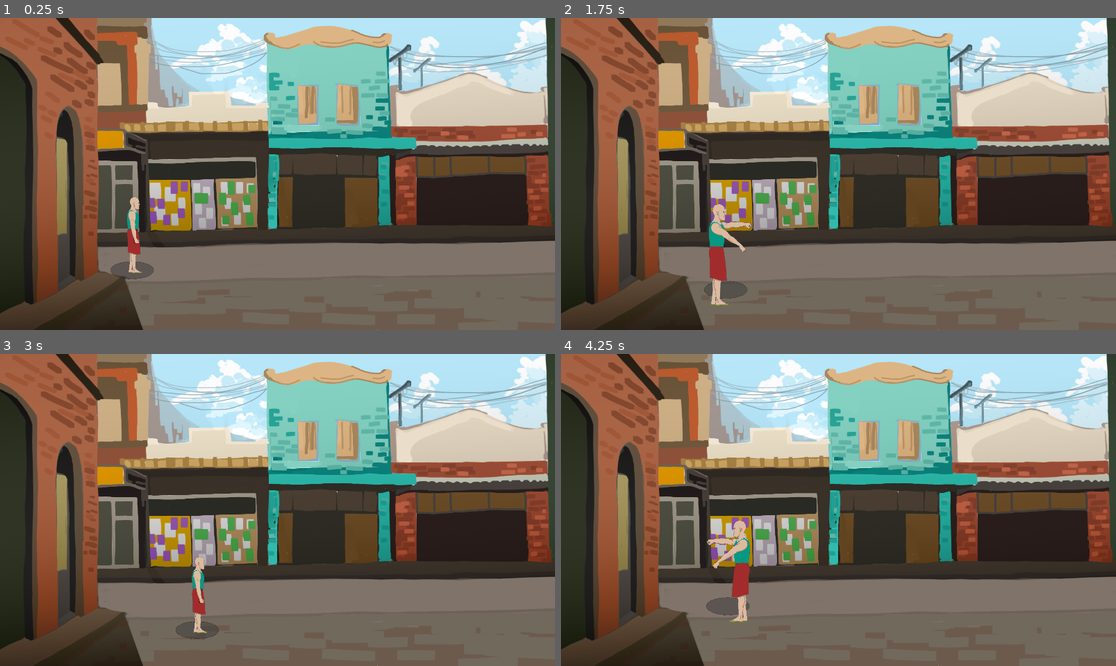
Above: before the commit, frames 1-4 (two rows, left to right).
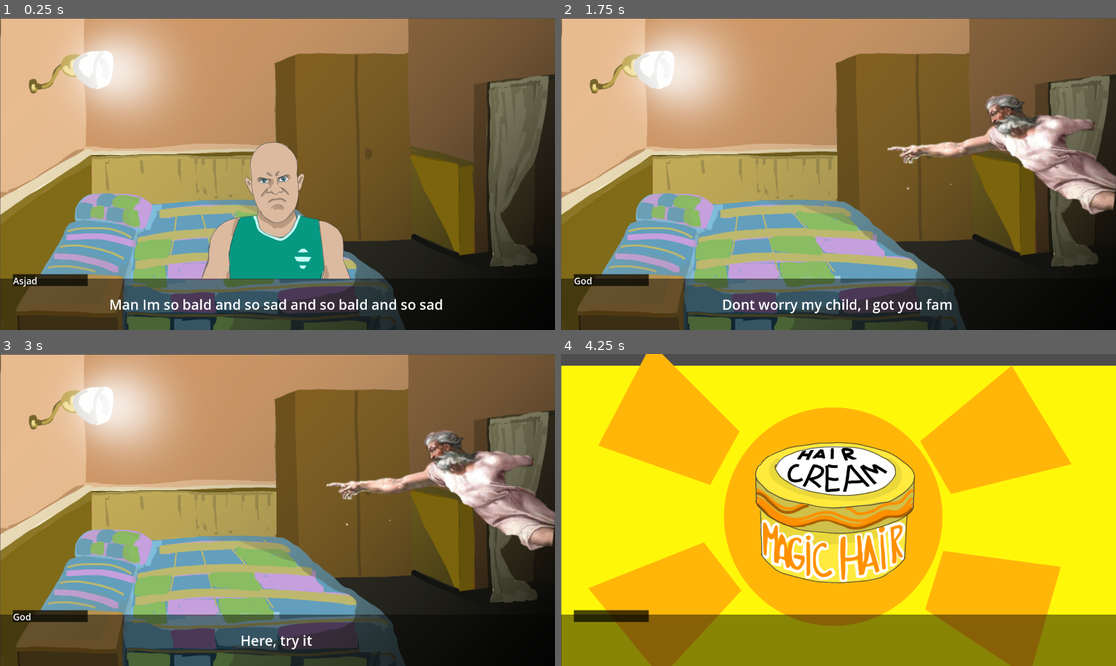
Above: after the commit, the same moments.

Repository: DrSkyrim/hair-rage
Game: Godot game, scene res://Scenes/story_scene.tscn
The game is run twice, just before and just after one commit, with the same random seed, the same clock (stepped at 60 frames per second) and the same inputs. Before the commit the project starts from res://Scenes/game.tscn.
Inputs (mouse positions are in pixels of both pictures, inside the frame that each line leads up to):
- Up to frame 1 (0.25 s): no input
- Up to frame 2 (1.75 s): tap Enter at 0.5 s; move the mouse to (960, 158) at 0.52 s; press the mouse at (960, 158) at 0.53 s; hold Right (RIGHT) 0.53-1.28 s; move the mouse to (727, 189) at 1.27 s; release the mouse at (727, 189) at 1.28 s; hold Down (DOWN) from 1.28 s (still down); tap Z (BASIC_ATTACK) at 1.35 s; click (727, 189) at 1.55 s
- Up to frame 3 (3 s): move the mouse to (333, 441) at 2.02 s; release Down (DOWN) at 2.03 s; press the mouse at (333, 441) at 2.03 s; hold Right (RIGHT) 2.03-2.78 s; move the mouse to (249, 572) at 2.77 s; release the mouse at (249, 572) at 2.78 s; hold Up (UP) from 2.78 s (still down); click (249, 572) at 2.85 s
- Up to frame 4 (4.25 s): move the mouse to (1005, 556) at 3.52 s; release Up (UP) at 3.53 s; press the mouse at (1005, 556) at 3.53 s; hold Left (LEFT) from 3.53 s (still down); tap Z (BASIC_ATTACK) at 3.6 s

The runs differ from the first frame. In frame 1, 94% of the frame differs, in the area x 0-100%, y 0-100%; in frame 2, 94%; in frame 3, 94%; in frame 4, 100%.

Commit message:
didi some story work finished street scene setup, to-do tutorial scene, final boss scene, enemies.

Diff:
--- a/Scenes/Characters/character.tscn
+++ b/Scenes/Characters/character.tscn
@@ -1,12 +1,14 @@
 [gd_scene load_steps=4 format=3 uid="uid://dto0rw4j5k8tp"]
 
-[ext_resource type="Script" uid="uid://b1hka8nfommeg" path="res://Scenes/Characters/character.gd" id="1_vu0vm"]
+[ext_resource type="Script" uid="uid://b1hka8nfommeg" path="res://Scripts/character.gd" id="1_vu0vm"]
 [ext_resource type="Texture2D" uid="uid://dum7x8tjfup6v" path="res://Sprites/Character/batch_Layer 1_shadow.png" id="2_eu1pv"]
 
 [sub_resource type="SpriteFrames" id="SpriteFrames_ic7wt"]
 
 [node name="Character" type="CharacterBody2D"]
 y_sort_enabled = true
+collision_layer = 0
+collision_mask = 0
 script = ExtResource("1_vu0vm")
 speed = 5.0
 
--- a/Scenes/Characters/player.tscn
+++ b/Scenes/Characters/player.tscn
@@ -55,6 +55,8 @@
 height = 60.0
 
 [node name="Player" instance=ExtResource("1_3etf2")]
+collision_layer = 2
+collision_mask = 5
 health = 100
 damage = 15
 speed = 150.0
--- a/Scenes/game.tscn
+++ b/Scenes/game.tscn
@@ -1,12 +1,20 @@
-[gd_scene load_steps=3 format=3 uid="uid://ct5red3wji27q"]
+[gd_scene load_steps=4 format=3 uid="uid://ct5red3wji27q"]
 
 [ext_resource type="PackedScene" uid="uid://cyugpoepuci5b" path="res://Scenes/street.tscn" id="1_ebmjs"]
+[ext_resource type="Script" uid="uid://c5crvul50sdxe" path="res://Scripts/game.gd" id="1_wrm1d"]
 [ext_resource type="PackedScene" uid="uid://dlknb40o22l56" path="res://Scenes/Characters/player.tscn" id="3_3dryh"]
 
 [node name="Game" type="Node2D"]
+script = ExtResource("1_wrm1d")
 
-[node name="Stage" parent="." instance=ExtResource("1_ebmjs")]
+[node name="Street" parent="." instance=ExtResource("1_ebmjs")]
+y_sort_enabled = true
+position = Vector2(1, -1)
 
 [node name="Player" parent="." instance=ExtResource("3_3dryh")]
-position = Vector2(460, 906)
+position = Vector2(447, 1009)
 scale = Vector2(0.5, 0.5)
+
+[node name="Camera" type="Camera2D" parent="."]
+position = Vector2(451, 816)
+zoom = Vector2(2.275, 2.275)
--- a/Scenes/stage.tscn
+++ b/Scenes/stage.tscn
@@ -1,4 +1,10 @@
-[gd_scene format=3 uid="uid://h6cb4bnjpped"]
+[gd_scene load_steps=3 format=3 uid="uid://h6cb4bnjpped"]
+
+[sub_resource type="RectangleShape2D" id="RectangleShape2D_oniry"]
+size = Vector2(1935, 20)
+
+[sub_resource type="WorldBoundaryShape2D" id="WorldBoundaryShape2D_84iix"]
+distance = -7.0
 
 [node name="Stage" type="Node2D"]
 
@@ -7,6 +13,20 @@
 [node name="Sprite2D" type="Sprite2D" parent="Backgrounds"]
 centered = false
 
-[node name="CollisionShape2D" type="CollisionShape2D" parent="Backgrounds/Sprite2D"]
+[node name="Node2D" type="Node2D" parent="."]
 
-[node name="CollisionShape2D2" type="CollisionShape2D" parent="Backgrounds/Sprite2D"]
+[node name="StaticBody2D" type="StaticBody2D" parent="Node2D"]
+position = Vector2(-2, 747)
+collision_mask = 0
+
+[node name="CollisionShape2D" type="CollisionShape2D" parent="Node2D/StaticBody2D"]
+position = Vector2(957.5, 0)
+shape = SubResource("RectangleShape2D_oniry")
+
+[node name="StaticBody2D2" type="StaticBody2D" parent="Node2D"]
+position = Vector2(-6, 1072)
+collision_mask = 0
+
+[node name="CollisionShape2D2" type="CollisionShape2D" parent="Node2D/StaticBody2D2"]
+position = Vector2(6, 0)
+shape = SubResource("WorldBoundaryShape2D_84iix")
--- /dev/null
+++ b/Scenes/story_scene.tscn
@@ -0,0 +1,55 @@
+[gd_scene load_steps=5 format=3 uid="uid://b5fpwxs10ti70"]
+
+[ext_resource type="Script" uid="uid://cjxsxdqy352jl" path="res://Scripts/story_scene.gd" id="1_7xecu"]
+[ext_resource type="Texture2D" uid="uid://bdiewlwgemq1a" path="res://Sprites/Backgrounds/room.png" id="2_jog2p"]
+[ext_resource type="Texture2D" uid="uid://cvnjri48cpxux" path="res://Sprites/Character/Anfas bald HALF.png" id="3_jog2p"]
+[ext_resource type="Texture2D" uid="uid://62t83hswasr7" path="res://Sprites/Character/7-2-god-png-hd.png" id="4_w71fp"]
+
+[node name="story_scene" type="Node2D"]
+script = ExtResource("1_7xecu")
+
+[node name="story_nodes" type="Node2D" parent="."]
+
+[node name="bg" type="Sprite2D" parent="story_nodes"]
+position = Vector2(961, 542)
+texture = ExtResource("2_jog2p")
+
+[node name="character" type="Sprite2D" parent="story_nodes"]
+position = Vector2(967, 623)
+texture = ExtResource("3_jog2p")
+
+[node name="god" type="Sprite2D" parent="story_nodes"]
+position = Vector2(1521.8749, 472.625)
+scale = Vector2(2.7148824, 2.3625655)
+texture = ExtResource("4_w71fp")
+
+[node name="Text_rect" type="ColorRect" parent="story_nodes"]
+offset_left = -2.0
+offset_top = 902.0
+offset_right = 1921.0
+offset_bottom = 1082.0
+color = Color(0.014275229, 0.0142752165, 0.014275211, 0.4745098)
+
+[node name="Text_label" type="Label" parent="story_nodes/Text_rect"]
+layout_mode = 0
+offset_right = 1916.0
+offset_bottom = 179.0
+theme_override_font_sizes/font_size = 48
+text = "placeholder"
+horizontal_alignment = 1
+vertical_alignment = 1
+
+[node name="ColorRect" type="ColorRect" parent="story_nodes/Text_rect"]
+layout_mode = 0
+offset_left = 47.0
+offset_top = -15.0
+offset_right = 306.0
+offset_bottom = 25.0
+color = Color(0, 0, 0, 0.7137255)
+
+[node name="Name_label" type="Label" parent="story_nodes/Text_rect/ColorRect"]
+layout_mode = 0
+offset_right = 260.0
+offset_bottom = 41.0
+theme_override_font_sizes/font_size = 32
+text = "placeholder"
--- a/Scenes/street.tscn
+++ b/Scenes/street.tscn
@@ -1,22 +1,18 @@
-[gd_scene load_steps=5 format=3 uid="uid://cyugpoepuci5b"]
+[gd_scene load_steps=4 format=3 uid="uid://cyugpoepuci5b"]
 
 [ext_resource type="PackedScene" uid="uid://h6cb4bnjpped" path="res://Scenes/stage.tscn" id="1_n57sb"]
 [ext_resource type="Texture2D" uid="uid://r117c2h2gjug" path="res://Sprites/Backgrounds/street.png" id="2_vhi7i"]
 
-[sub_resource type="WorldBoundaryShape2D" id="WorldBoundaryShape2D_n57sb"]
-distance = -1080.0
+[sub_resource type="RectangleShape2D" id="RectangleShape2D_n57sb"]
+size = Vector2(210, 1079)
 
-[sub_resource type="WorldBoundaryShape2D" id="WorldBoundaryShape2D_vhi7i"]
-distance = -731.0
-
-[node name="Stage" instance=ExtResource("1_n57sb")]
+[node name="Street" instance=ExtResource("1_n57sb")]
 
 [node name="Sprite2D" parent="Backgrounds" index="0"]
 texture = ExtResource("2_vhi7i")
 
-[node name="CollisionShape2D" parent="Backgrounds/Sprite2D" index="0"]
-shape = SubResource("WorldBoundaryShape2D_n57sb")
-debug_color = Color(0.86029917, 0.34348142, 0.31348577, 0.41960785)
+[node name="invisible_wall" type="StaticBody2D" parent="." index="2"]
 
-[node name="CollisionShape2D2" parent="Backgrounds/Sprite2D" index="1"]
-shape = SubResource("WorldBoundaryShape2D_vhi7i")
+[node name="CollisionShape2D" type="CollisionShape2D" parent="invisible_wall" index="0"]
+position = Vector2(103, 539.5)
+shape = SubResource("RectangleShape2D_n57sb")
--- /dev/null
+++ b/Scripts/game.gd
@@ -0,0 +1,14 @@
+extends Node2D
+
+@onready var player := $Player
+@onready var camera := $Camera
+
+func _process(delta: float) -> void:
+	camera_controls()
+
+
+func camera_controls() -> void:
+	if player.position.x > camera.position.x || player.position.x < camera.position.x:
+		camera.position.x = player.position.x
+	if player.position.y > camera.position.y || player.position.y < camera.position.y:
+		camera.position.y = player.position.y-120
--- /dev/null
+++ b/Scripts/story_scene.gd
@@ -0,0 +1,93 @@
+extends Node2D
+
+
+@onready var text__label: Label = $"story_nodes/Text_rect/Text_label"
+@onready var name_label: Label = $story_nodes/Text_rect/ColorRect/Name_label
+@onready var character: Sprite2D = $story_nodes/character
+@onready var god: Sprite2D = $story_nodes/god
+@onready var bg: Sprite2D = $story_nodes/bg
+
+var story_archive = {
+	"event_1" : {
+		"speaker" : "Asjad",
+		"text": "Man Im so bald and so sad and so bald and so sad"
+	},
+	"event_2": {
+		"speaker": "Asjad",
+		"text": "Why am I so bald? I wont be able to go Agartha bald"
+	},
+	"event_3": {
+		"speaker": "God",
+		"text": "Dont worry my child, I got you fam"
+	},
+	"event_4": {
+		"speaker": "God",
+		"text": "If you buy HAIR-EXTRA-SUPREME-CREAM 3000 today, you will get to go to Agartha"
+	},
+	"event_5": {
+		"speaker": "God",
+		"text": "Here, try it"
+	},
+	"event_6": {
+		"speaker":"",
+		"text": ""
+	},
+	"event_7": {
+		"speaker": "Asjad",
+		"text": "Hell yeah!"
+	},
+	"event_8": {
+		"speaker": "Asjad",
+		"text": "Oh no... :,("
+	},
+	"event_9": {
+		"speaker": "God",
+		"text": "Guess, you gotta hurry child"
+	},
+	"event_10": {
+		"speaker": "",
+		"text": ""
+	}
+}
+var current_event := 1
+# Called every frame. 'delta' is the elapsed time since the previous frame.
+func _ready():
+	move_story_forward()
+
+func  _input(event: InputEvent) -> void:
+	if event is InputEventMouseButton and event.is_action_pressed("mouse_click"):
+		current_event += 1
+		move_story_forward()
+
+func move_story_forward() -> void:
+	var key = "event_" + str(current_event)
+	if story_archive.has(key):
+		var data = story_archive[key]
+		if data["speaker"] == "Asjad":
+			character.visible = true
+			god.visible = false
+		else:
+			character.visible = false
+			god.visible = true
+		text__label.text = data["text"]
+		name_label.text = data["speaker"]
+		if key == "event_6":
+			bg.texture = preload("uid://cwqu8cdeob6k4")
+			text__label.visible = false
+			name_label.visible = false
+			character.visible = false
+			god.visible = false
+		else:
+			bg.texture = preload("uid://bdiewlwgemq1a")
+			text__label.visible = true
+			name_label.visible = true
+		if key == "event_7":
+			character.texture = preload("uid://cilnog5hmbpcd")
+		else:
+			character.texture = preload("uid://cvnjri48cpxux")
+		if key == "event_10":
+			var next_scene = load("res://Scenes/game.tscn").instantiate()
+			get_tree().root.add_child(next_scene)
+			queue_free()
+	else:
+		print("End of story")
--- a/project.godot
+++ b/project.godot
@@ -11,7 +11,7 @@
 [application]
 
 config/name="hair_rage"
-run/main_scene="uid://ct5red3wji27q"
+run/main_scene="uid://b5fpwxs10ti70"
 config/features=PackedStringArray("4.5", "Forward Plus")
 config/icon="res://icon.svg"
 
@@ -47,3 +47,14 @@
 "events": [Object(InputEventKey,"resource_local_to_scene":false,"resource_name":"","device":-1,"window_id":0,"alt_press …(192 unchanged characters)…
 ]
 }
+mouse_click={
+"deadzone": 0.2,
+"events": [Object(InputEventMouseButton,"resource_local_to_scene":false,"resource_name":"","device":-1,"window_id":0,"alt_pressed":false,"shift_pressed":false,"ctrl_pressed":false,"meta_pressed":false,"button_mask":1,"position":Vector2(180, 11),"global_position":Vector2(189, 59),"factor":1.0,"button_index":1,"canceled":false,"pressed":true,"double_click":false,"script":null)
+]
+}
+
+[layer_names]
+
+2d_physics/layer_1="World"
+2d_physics/layer_2="Player"
+2d_physics/layer_3="Enemy"
Renamed: Scenes/Characters/character.gd -> Scripts/character.gd
Renamed: Scenes/Characters/character.gd.uid -> Scripts/character.gd.uid
Not shown, added: Scripts/game.gd.uid
Not shown, added: Scripts/story_scene.gd.uid
Binary file added: Sprites/Backgrounds/smth.png
Not shown, added: Sprites/Backgrounds/smth.png.import
Binary file added: Sprites/Character/7-2-god-png-hd.png
Not shown, added: Sprites/Character/7-2-god-png-hd.png.import
Binary file added: Sprites/Character/Anfas bald HALF.png
Not shown, added: Sprites/Character/Anfas bald HALF.png.import
Binary file added: Sprites/Character/Anfas hairy HALF.png
Not shown, added: Sprites/Character/Anfas hairy HALF.png.import
(and 4 more such lines)
